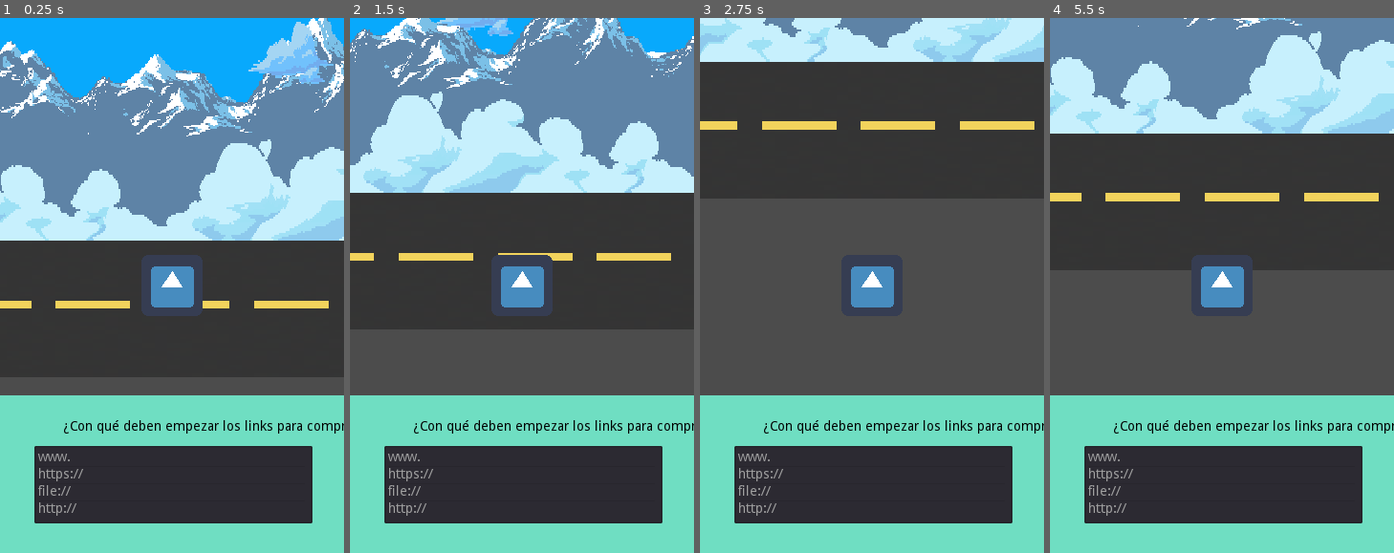
Above: before the commit, frames 1-4 (left to right).
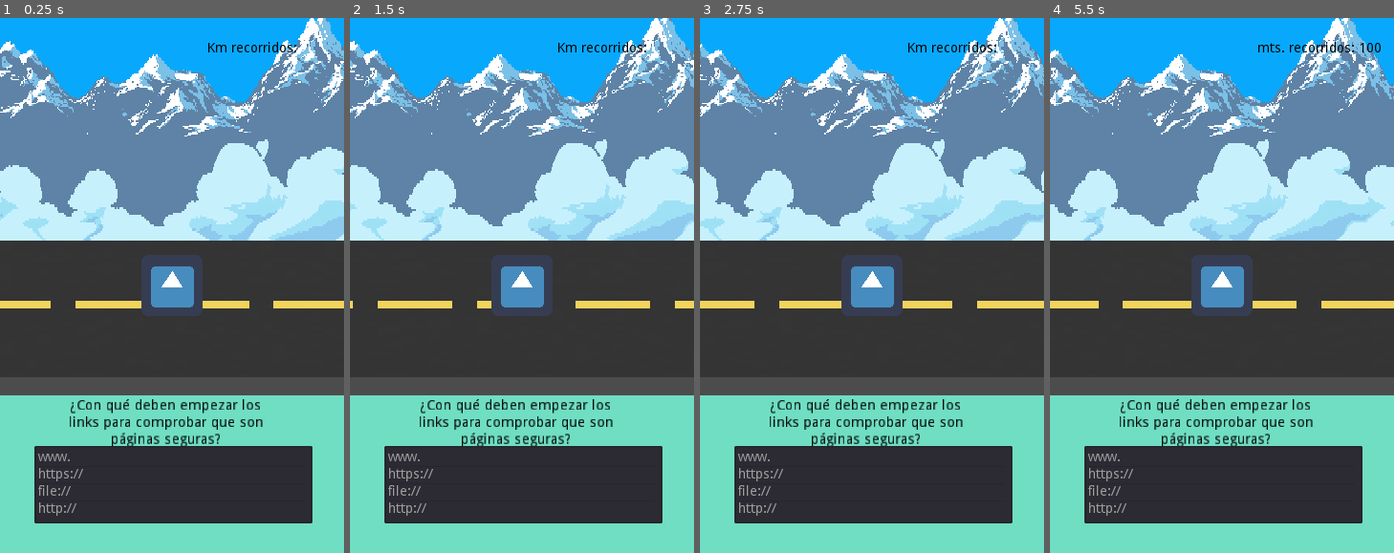
Above: after the commit, the same moments.

Repository: nicolasRuarte/masterclass-plan-b
Game: Godot game, scene res://Escenas/test.tscn
The game is run twice, just before and just after one commit, with the same random seed, the same clock (stepped at 60 frames per second) and the same inputs. The engine's default icon, where the game draws it, is replaced by a stand-in: a white triangle on a blue panel in a dark square.
Inputs:
- Up to frame 1 (0.25 s): no input
- Up to frame 2 (1.5 s): hold Right (ui_right) 0.53-1.28 s; hold Down (ui_down) from 1.28 s (still down)
- Up to frame 3 (2.75 s): release Down (ui_down) at 2.03 s; hold Right (ui_right) from 2.03 s (still down)
- Up to frame 4 (5.5 s): release Right (ui_right) at 2.78 s; hold Up (ui_up) 2.78-3.53 s; hold Left (ui_left) 3.53-5.03 s; hold Down (ui_down) from 5.03 s (still down)

The runs differ from the first frame. In frame 1, 6.2% of the frame differs, in the area x 0-100%, y 0-80%; in frame 2, 33%; in frame 3, 44%; in frame 4, 43%.

Commit message:
Agregando contador de mts

Diff:
--- a/Escenas/Parallax.tscn
+++ b/Escenas/Parallax.tscn
@@ -11,7 +11,7 @@
 [node name="ParallaxBackground" type="ParallaxBackground" parent="."]
 
 [node name="Cielo" type="ParallaxLayer" parent="ParallaxBackground"]
-motion_scale = Vector2( 0, 1 )
+motion_mirroring = Vector2( 386, 0 )
 
 [node name="Fondo" type="Sprite" parent="ParallaxBackground/Cielo"]
 position = Vector2( -357, -56 )
@@ -39,7 +39,7 @@
 centered = false
 
 [node name="nubeSola" type="ParallaxLayer" parent="ParallaxBackground"]
-motion_scale = Vector2( 5, 1 )
+motion_scale = Vector2( 3, 1 )
 motion_mirroring = Vector2( 768, 0 )
 
 [node name="Sprite2D" type="Sprite" parent="ParallaxBackground/nubeSola"]
@@ -49,7 +49,7 @@
 centered = false
 
 [node name="calle" type="ParallaxLayer" parent="ParallaxBackground"]
-motion_scale = Vector2( 10, 1 )
+motion_scale = Vector2( 4, 1 )
 motion_mirroring = Vector2( 415, 0 )
 
 [node name="Sprite2D" type="Sprite" parent="ParallaxBackground/calle"]
--- a/Escenas/Scripts/preguntas-respuestas.gd
+++ b/Escenas/Scripts/preguntas-respuestas.gd
@@ -85,5 +85,51 @@
 		"correcta": 0
 	},
 
+	7: {
+		"id": 7,
+		"pregunta": "¿Cómo se llama la variante del phishing que se realiza mediante SMS?",
+		"opciones": [
+			"Tailgating",
+			"Vishing",
+			"Smishing",
+			"Spear fishing"
+		],
+		"correcta": 2
+	},
 
+	8: {
+		"id": 8,
+		"pregunta": "Según el número de atacantes, ¿En que se dividen los ciberataques?",
+		"opciones": [
+			"Único y múltiple",
+			"Dirigido y no dirigido",
+			"Esencial y no esencial",
+			"Few y many"
+		],
+		"correcta": 1
+	},
+
+	9: {
+		"id": 9,
+		"pregunta": "¿Quiénes son contratados para verificar y mejorar la seguridad de los sistemas de las empresas?",
+		"opciones": [
+			"Hackers de sombrero negro",
+			"Ingenieros de sistemas",
+			"Hackers de sombrero blanco",
+			"Programadores"
+		],
+		"correcta": 2
+	},
+
+	10: {
+		"id": 10,
+		"pregunta": "¿En qué partes se divide un virus?",
+		"opciones": [
+			"Montado, carga y descarga",
+			"Head, body y footer",
+			"Mecanismo de infección, disparador y carga",
+			""
+		],
+		"correcta": 1
+	},
 }
--- a/Escenas/test.gd
+++ b/Escenas/test.gd
@@ -3,15 +3,24 @@
 onready var opciones = get_node("IU/opciones")
 onready var nodoDatos
 onready var demoraRespuesta := get_node("DemoraRespuesta")
+onready var timerActualizarDistancia := get_node("actualizarDistancia")
+onready var labelMtsRecorridos := get_node("IU/mtsRecorridos")
+onready var labelVictoria := get_node("IU/victoria")
 
 const cantidadPreguntas := 6
 var datos
 
 export var velocidadJugador = Vector2(10, 0)
-var rachaRespuestasCorrectas := 0
 var jugadorRespondio := false
 var ordenPreguntas := []
 var numeroPregunta := 0
+const aumentoVelocidadJugador = 30
+const disminucionVelocidadJugador = aumentoVelocidadJugador / 2
+var victoria := false
+
+#variables que se muestran en pantalla
+var rachaRespuestasCorrectas := 0
+var mtsRecorridos := 0.0
 
 func _ready():
 	randomize()
@@ -27,42 +36,47 @@
 	cargar_preguntas_y_respuestas(ordenPreguntas[0])
 
 func _on_ItemList_item_selected(index):
-	if (esRespuestaCorrecta(numeroPregunta, index)):
-		rachaRespuestasCorrectas += 1
-		velocidadJugador.x += 30
-		demoraRespuesta.start()
+	if (victoria == false):
+		if (esRespuestaCorrecta(numeroPregunta, index)):
+			rachaRespuestasCorrectas += 1
+			velocidadJugador.x += aumentoVelocidadJugador
+			demoraRespuesta.start()
+		else:
+			rachaRespuestasCorrectas = 0
+			velocidadJugador.x -= 15
+			demoraRespuesta.start()
+
+		numeroPregunta += 1
+		print("numeroPregunta: ", numeroPregunta)
+		print("velocidadJugador: ", velocidadJugador)
 	else:
-		rachaRespuestasCorrectas = 0
-		velocidadJugador.x -= 15
-		demoraRespuesta.start()
-
-	numeroPregunta += 1
-	print("numeroPregunta: ", numeroPregunta)
+		labelVictoria.text = "¡Ganaste!"
 
 func cargar_preguntas_y_respuestas(idPregunta : int):
 	pregunta.text = datos[idPregunta]["pregunta"]
 
-	if (numeroPregunta == 0):
-		var respuestas = datos[idPregunta]["opciones"]
-		for i in range(0, 4):
-			opciones.add_item(respuestas[i])
-
-	else:
-		opciones.clear()
-		var respuestas = datos[idPregunta]["opciones"]
-		for i in range(0, 4):
-			opciones.add_item(respuestas[i])
-
+	opciones.clear()
+	var respuestas = datos[idPregunta]["opciones"]
+	for i in range(0, 4):
+		opciones.add_item(respuestas[i])
 
 
 func esRespuestaCorrecta(numeroPregunta : int, index):
-	var respuestaCorrecta = datos[ordenPreguntas[numeroPregunta]]["correcta"]
+	var respuestaCorrecta = datos[ ordenPreguntas[numeroPregunta] ] [ "correcta" ]
 	if (index == respuestaCorrecta):
-		opciones.set_item_custom_bg_color(index, Color(0, 0, 0))
+		print("Jugador respondió correctamente. Index: ", index, ". respuestaCorrecta: ", respuestaCorrecta)
 		return true
 	else:
+		print("Jugador respondió incorrectamente. Index: ", index, ". respuestaCorrecta: ", respuestaCorrecta)
 		return false
 
 
 func _on_DemoraRespuesta_timeout():
-	cargar_preguntas_y_respuestas(numeroPregunta)
+	cargar_preguntas_y_respuestas(ordenPreguntas[numeroPregunta])
+
+
+
+func _on_actualizarDistancia_timeout():
+	mtsRecorridos += velocidadJugador.x * 10
+
+	labelMtsRecorridos.text = "mts. recorridos: " + str(mtsRecorridos)
--- a/Escenas/test.tscn
+++ b/Escenas/test.tscn
@@ -1,9 +1,12 @@
-[gd_scene load_steps=5 format=2]
+[gd_scene load_steps=6 format=2]
 
 [ext_resource path="res://Escenas/test.gd" type="Script" id=2]
 [ext_resource path="res://Escenas/Scripts/preguntas-respuestas.gd" type="Script" id=3]
 [ext_resource path="res://Escenas/Parallax.tscn" type="PackedScene" id=8]
 [ext_resource path="res://Escenas/jugador.tscn" type="PackedScene" id=9]
+
+[sub_resource type="Theme" id=1]
+Label/colors/font_color = Color( 0, 0, 0, 1 )
 
 [node name="test" type="Control"]
 script = ExtResource( 2 )
@@ -21,12 +24,15 @@
 color = Color( 0.435, 0.87, 0.76125, 1 )
 
 [node name="Pregunta" type="Label" parent="IU/ColorRect"]
-margin_left = 75.0
-margin_top = 26.0
-margin_right = 278.0
-margin_bottom = 40.0
+margin_left = 72.0
+margin_top = 4.0
+margin_right = 275.0
+margin_bottom = 35.0
+rect_scale = Vector2( 1.0796, 1.03964 )
 custom_colors/font_color = Color( 0, 0, 0, 1 )
 text = "¿Cuál es la capital de Alemania?"
+align = 1
+autowrap = true
 
 [node name="opciones" type="ItemList" parent="IU"]
 anchor_left = 0.5
@@ -37,6 +43,18 @@
 margin_top = 168.0
 margin_right = 147.0
 margin_bottom = 249.0
+
+[node name="mtsRecorridos" type="Label" parent="IU"]
+margin_left = 217.0
+margin_top = 25.0
+margin_right = 311.0
+margin_bottom = 39.0
+theme = SubResource( 1 )
+text = "Km recorridos:"
+
+[node name="victoria" type="Label" parent="IU"]
+margin_right = 40.0
+margin_bottom = 14.0
 
 [node name="Parallax" parent="." instance=ExtResource( 8 )]
 position = Vector2( 0, 9 )
@@ -52,5 +70,10 @@
 "_editor_description_": "Temporizador para establecer una demora entre que el jugador termina de responder la pregunta y se cargue la siguiente"
 }
 
+[node name="actualizarDistancia" type="Timer" parent="."]
+wait_time = 3.0
+autostart = true
+
 [connection signal="item_selected" from="IU/opciones" to="." method="_on_ItemList_item_selected"]
 [connection signal="timeout" from="DemoraRespuesta" to="." method="_on_DemoraRespuesta_timeout"]
+[connection signal="timeout" from="actualizarDistancia" to="." method="_on_actualizarDistancia_timeout"]
--- a/jugador.gd
+++ b/jugador.gd
@@ -1,7 +1,10 @@
 extends KinematicBody2D
+var nodoPadre
+var velocidad
 
-var velocity := Vector2()
+func _ready():
+	nodoPadre = get_parent()
 
 func _physics_process(delta):
-	velocity = Input.get_vector("ui_left", "ui_right", "ui_up", "ui_down") * 250
-	move_and_slide(velocity)
+	velocidad = nodoPadre.velocidadJugador
+	move_and_slide(velocidad)
